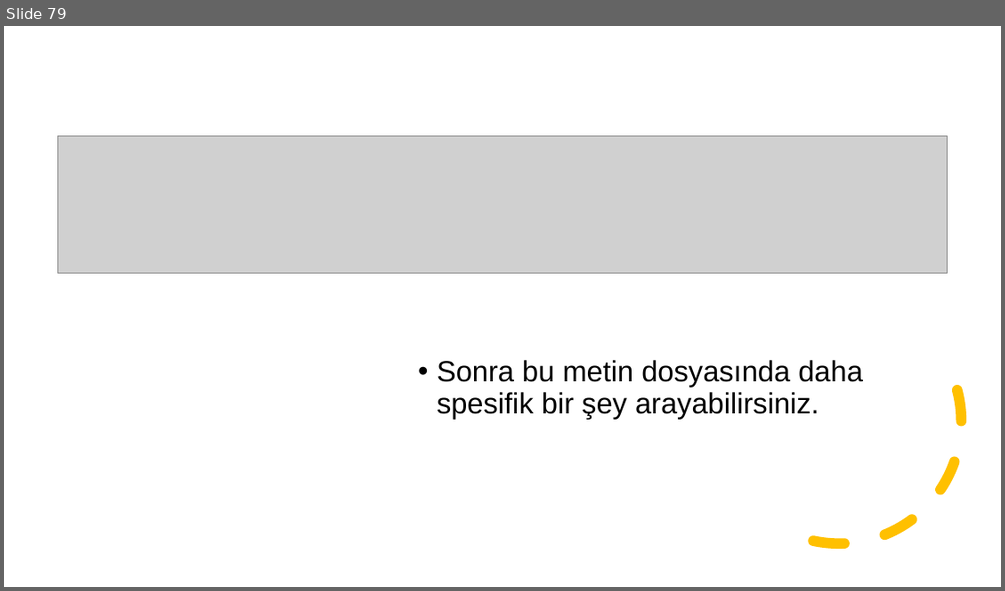
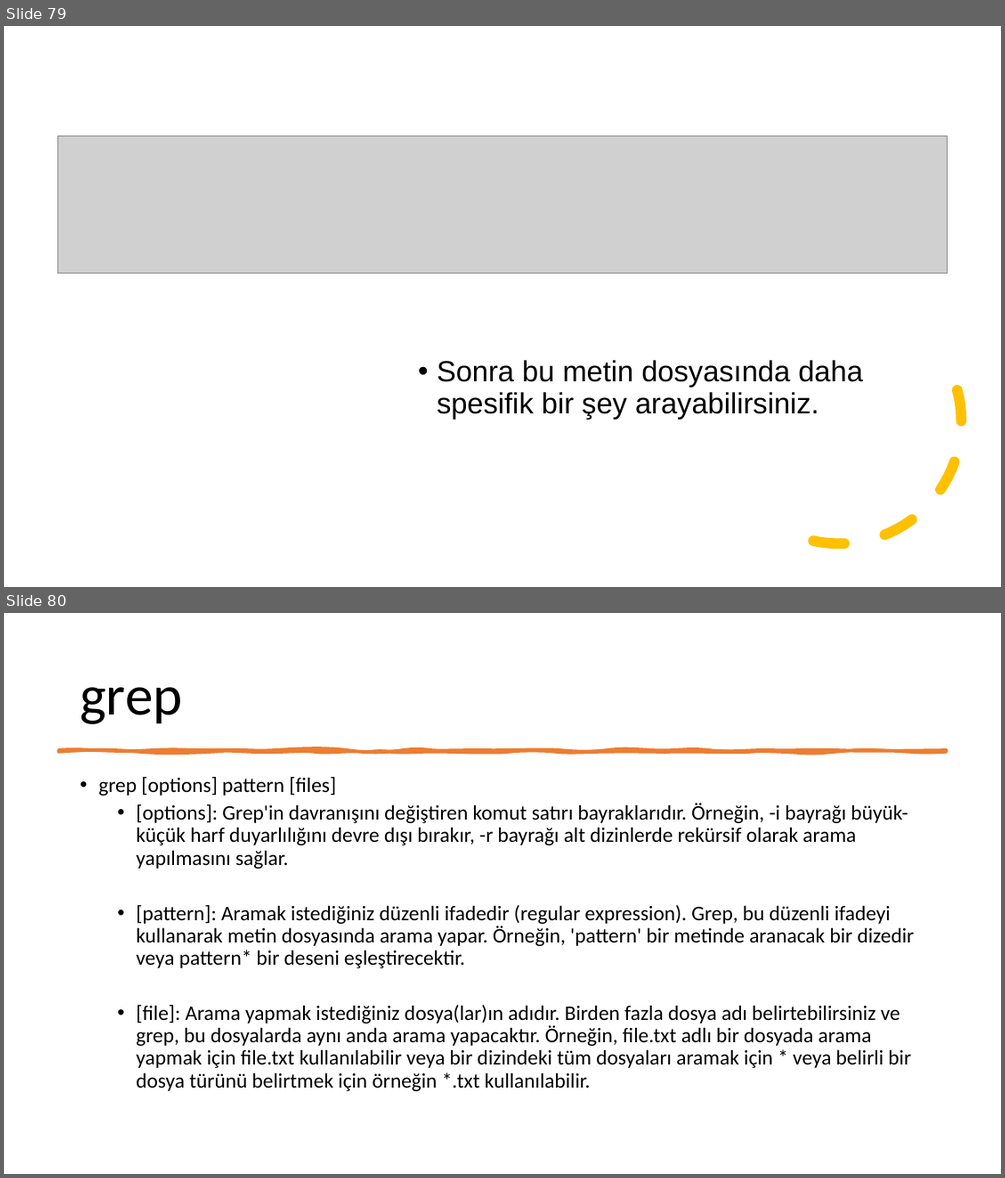
Before and after one commit to cahityusuf/LinuxCourse, a slide deck: LinuxKursu.pptx. Shown one above the other, each under a label of ours: slide 79 before the commit, slides 79 and 80 after it. The pictures are 1005x591 and 1005x1178 pixels, drawn with LibreOffice and Linux fonts; fonts in the diff are those of the drawing; grey boxes stand for pictures. Boxes give left, top, right and bottom in pixels: in the first picture for what was removed or moved away, otherwise in the second. Text is boxed around its words. In the diff, an @@ line names an element or a change of style, - is before the commit and + after.

Commit message:
grep detayları eklendi

```diff
--- a/LinuxKursu.pptx
+++ b/LinuxKursu.pptx
@@ slide 80 added at (4, 613, 1001, 1174), background #FFFFFF @@
@@ title added at (80, 687, 182, 724), 54 pt, text #000000 @@
+grep
@@ freeform shape added at (58, 750, 947, 751), fill #ED7D31, outline #ED7D31 3.25 pt @@
@@ text added at (98, 777, 914, 1091), 20 pt, text #000000 @@
+• grep [options] pattern [files]
+  • [options]: Grep'in davranışını değiştiren komut satırı bayraklarıdır. Örneğin, -i bayrağı büyük-küçük harf duyarlılığını devre dışı bırakır, -r bayrağı alt dizinlerde rekürsif olarak arama yapılmasını sağlar.
+  • [pattern]: Aramak istediğiniz düzenli ifadedir (regular expression). Grep, bu düzenli ifadeyi kullanarak metin dosyasında arama yapar. Örneğin, 'pattern' bir metinde aranacak bir dizedir veya pattern* bir deseni eşleştirecektir.
+  • [file]: Arama yapmak istediğiniz dosya(lar)ın adıdır. Birden fazla dosya adı belirtebilirsiniz ve grep, bu dosyalarda aynı anda arama yapacaktır. Örneğin, file.txt adlı bir dosyada arama yapmak için file.txt kullanılabilir veya bir dizindeki tüm dosyaları aramak için * veya belirli bir dosya türünü belirtmek için örneğin *.txt kullanılabilir.
```
Also in this commit, not shown: 10 other slides added, 1 slide removed.
